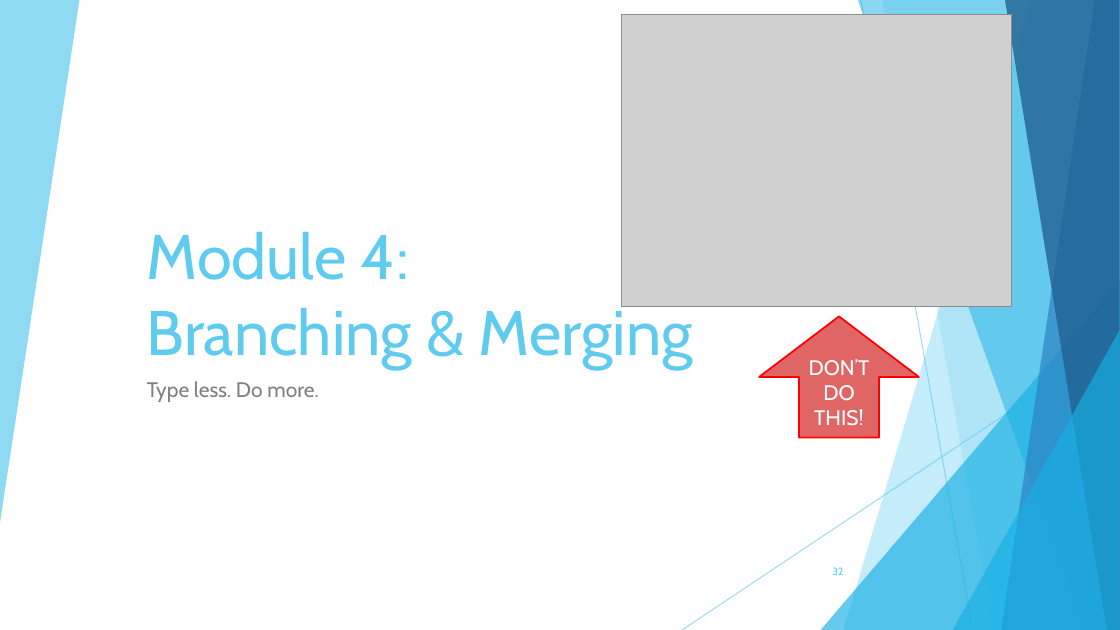
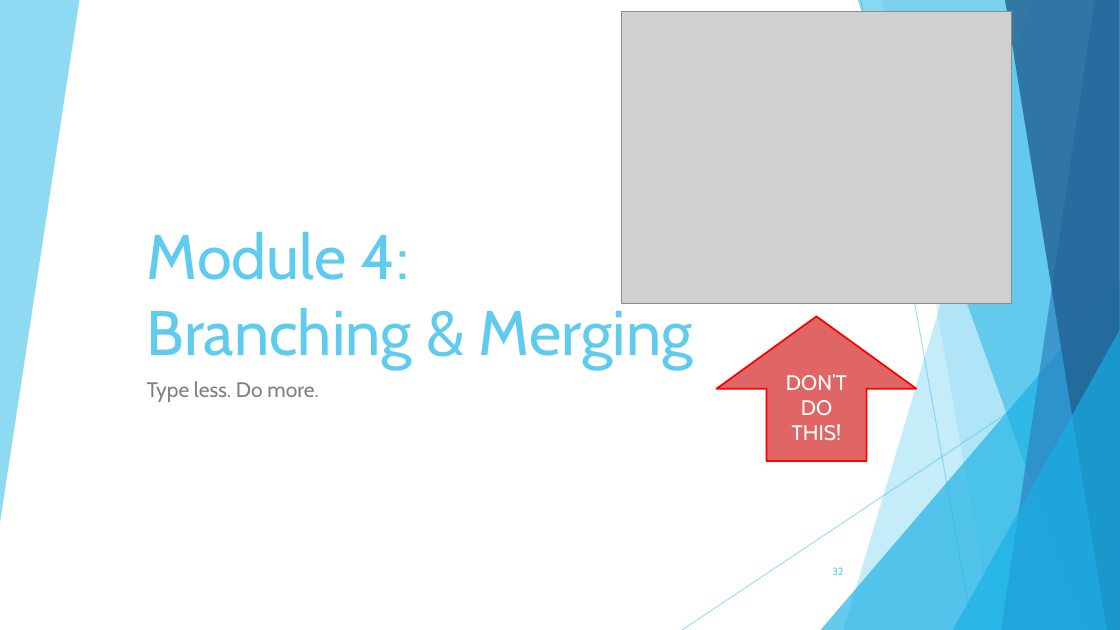
Before and after one commit to TechplexEngineer/GitCheatSheet, a slide deck: slide 32 of ppt/Getting started with GIT.pptx. Drawn at 1120x630 pixels with LibreOffice and Linux fonts; fonts in the diff are those of the drawing; grey boxes stand for pictures. Boxes give left, top, right and bottom in pixels: in the first picture for what was removed or moved away, otherwise in the second. Text is boxed around its words. In the diff, an @@ line names an element or a change of style, - is before the commit and + after.

```diff
--- a/ppt/Getting started with GIT.pptx
+++ b/ppt/Getting started with GIT.pptx
@@ picture: place and size @@
-picture at [622, 15, 1012, 308]
+picture at [622, 11, 1012, 303]
@@ up arrow "DON’T": place and size @@
-up arrow "DON’T" at [760, 317, 919, 438]
+up arrow "DON’T" at [717, 317, 917, 461]
```
Also in this commit, not shown: 20 other slides changed, 4 slides added, 3 other files.
